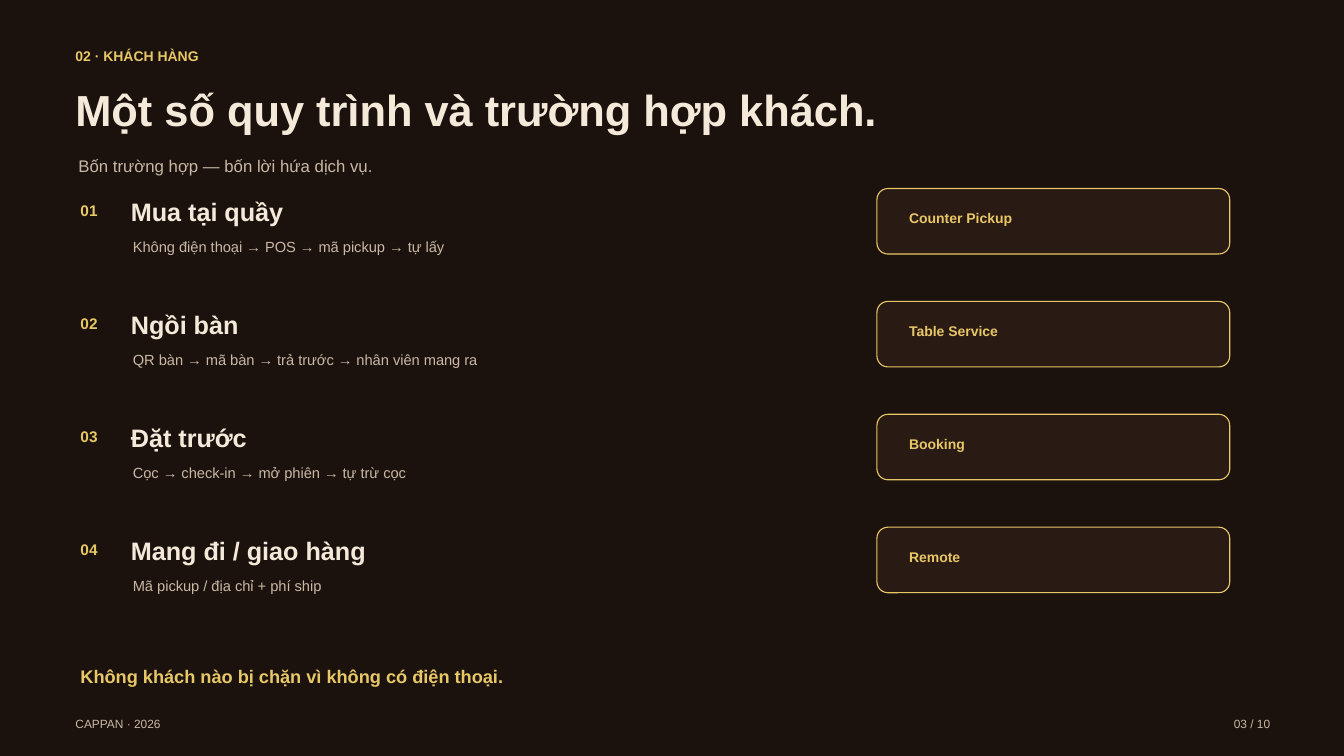
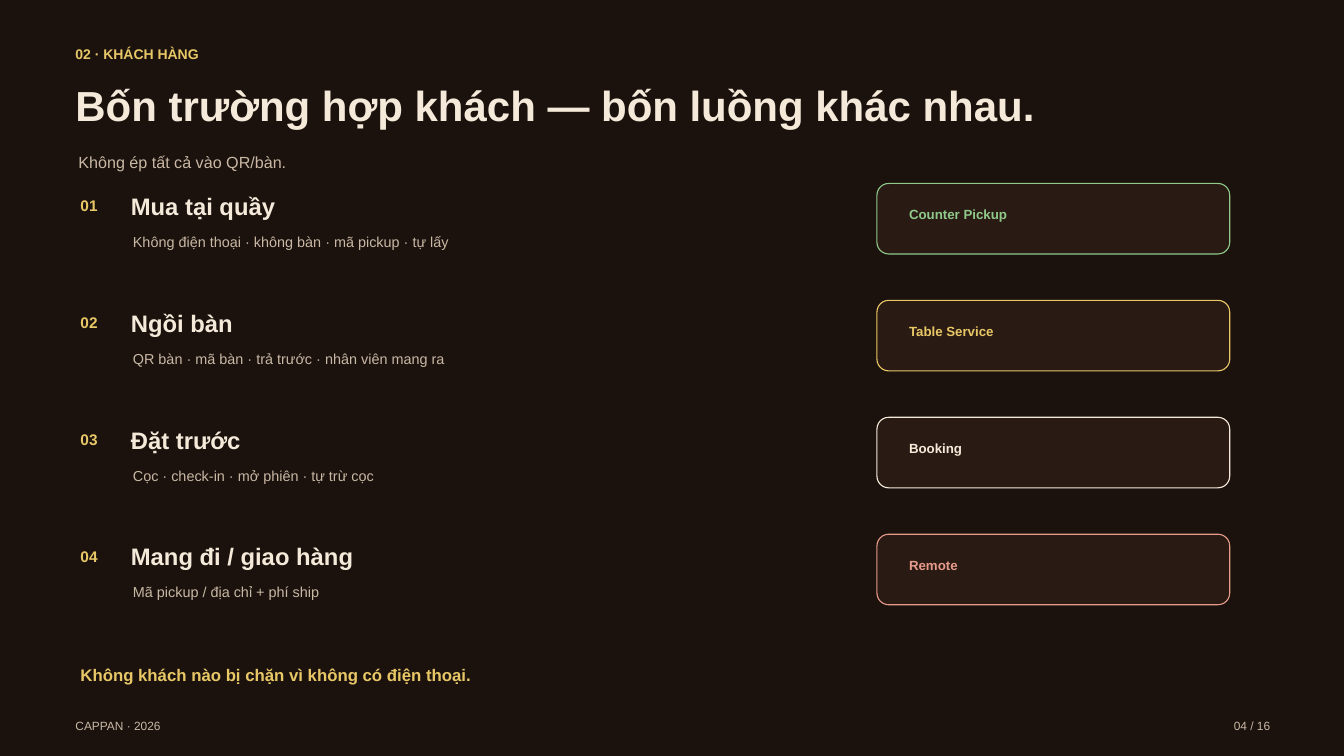
Before and after one commit to cappannguyen-0901/cappanwebdemo, a slide deck: slide 4 of cappan-slides.pptx (slide 3 before the commit). Drawn at 1344x756 pixels with LibreOffice and Linux fonts; fonts in the diff are those of the drawing. Boxes give left, top, right and bottom in pixels: in the first picture for what was removed or moved away, otherwise in the second. Text is boxed around its words. In the diff, an @@ line names an element or a change of style, - is before the commit and + after.

```diff
--- a/cappan-slides.pptx
+++ b/cappan-slides.pptx
@@ text at (x1=75, y1=88, x2=1035, y2=130): text changed; size 31 to 30 pt @@
-Một số quy trình và trường hợp khách.
+Bốn trường hợp khách — bốn luồng khác nhau.
@@ text removed at (x1=78, y1=159, x2=372, y2=176) @@
-Bốn trường hợp — bốn lời hứa dịch vụ.
@@ text added at (x1=78, y1=155, x2=286, y2=172), 11.5 pt, text #C9B8A4 @@
+Không ép tất cả vào QR/bàn.
@@ text "01" moved from (x1=80, y1=205, x2=97, y2=216) to (x1=80, y1=200, x2=97, y2=211) @@
@@ rounded rectangle resized from (x1=877, y1=189, x2=1230, y2=254) to (x1=877, y1=184, x2=1230, y2=254) @@
@@ rounded rectangle at (x1=877, y1=184, x2=1230, y2=254): outline #E8C766 0.8 pt to #8FC98A 0.8 pt @@
@@ text "Counter Pickup" at (x1=909, y1=209, x2=1008, y2=222): size 10 to 9.5 pt, text colour #E8C766 to #8FC98A @@
@@ text at (x1=133, y1=236, x2=448, y2=250): text changed; size 10.5 to 10.3 pt @@
-Không điện thoại → POS → mã pickup → tự lấy
+Không điện thoại · không bàn · mã pickup · tự lấy
@@ rounded rectangle resized from (x1=877, y1=301, x2=1230, y2=367) to (x1=877, y1=300, x2=1230, y2=371) @@
@@ text "Table Service" at (x1=909, y1=326, x2=993, y2=336): size 10 to 9.5 pt @@
@@ text at (x1=133, y1=353, x2=445, y2=367): text changed; size 10.5 to 10.3 pt @@
-QR bàn → mã bàn → trả trước → nhân viên mang ra
+QR bàn · mã bàn · trả trước · nhân viên mang ra
@@ rounded rectangle resized from (x1=877, y1=414, x2=1230, y2=480) to (x1=877, y1=417, x2=1230, y2=488) @@
@@ rounded rectangle at (x1=877, y1=417, x2=1230, y2=488): outline #E8C766 0.8 pt to #F5EAD9 0.8 pt @@
@@ text "Booking" at (x1=909, y1=443, x2=962, y2=456): size 10 to 9.5 pt, text colour #E8C766 to #F5EAD9 @@
@@ text at (x1=133, y1=470, x2=373, y2=484): text changed; size 10.5 to 10.3 pt @@
-Cọc → check-in → mở phiên → tự trừ cọc
+Cọc · check-in · mở phiên · tự trừ cọc
@@ size 18 to 17 pt in 4 elements at (x1=131, y1=313, x2=232, y2=337), (x1=131, y1=431, x2=241, y2=454), (x1=131, y1=196, x2=275, y2=220), (x1=131, y1=547, x2=353, y2=570) @@
@@ rounded rectangle resized from (x1=877, y1=527, x2=1230, y2=593) to (x1=877, y1=534, x2=1230, y2=605) @@
@@ rounded rectangle at (x1=877, y1=534, x2=1230, y2=605): outline #E8C766 0.8 pt to #E69A8A 0.8 pt @@
@@ text "04" moved from (x1=80, y1=544, x2=97, y2=555) to (x1=80, y1=551, x2=97, y2=562) @@
@@ text "Remote" moved from (x1=909, y1=552, x2=960, y2=562) to (x1=909, y1=561, x2=958, y2=570) @@
@@ text "Remote" at (x1=909, y1=561, x2=958, y2=570): size 10 to 9.5 pt, text colour #E8C766 to #E69A8A @@
@@ text "Mã pickup / địa chỉ ..." at (x1=133, y1=586, x2=319, y2=600): size 10.5 to 10.3 pt @@
@@ text "Không khách nào bị chặn ..." at (x1=80, y1=668, x2=471, y2=685): size 13 to 12 pt @@
@@ text removed at (x1=1234, y1=719, x2=1270, y2=728) @@
-03 / 10
@@ text added at (x1=1234, y1=721, x2=1270, y2=730), 8.5 pt, text #C9B8A4 @@
+04 / 16
```
Also in this commit, not shown: 8 other slides changed, 7 slides added, 1 slide removed, 7 other files.
